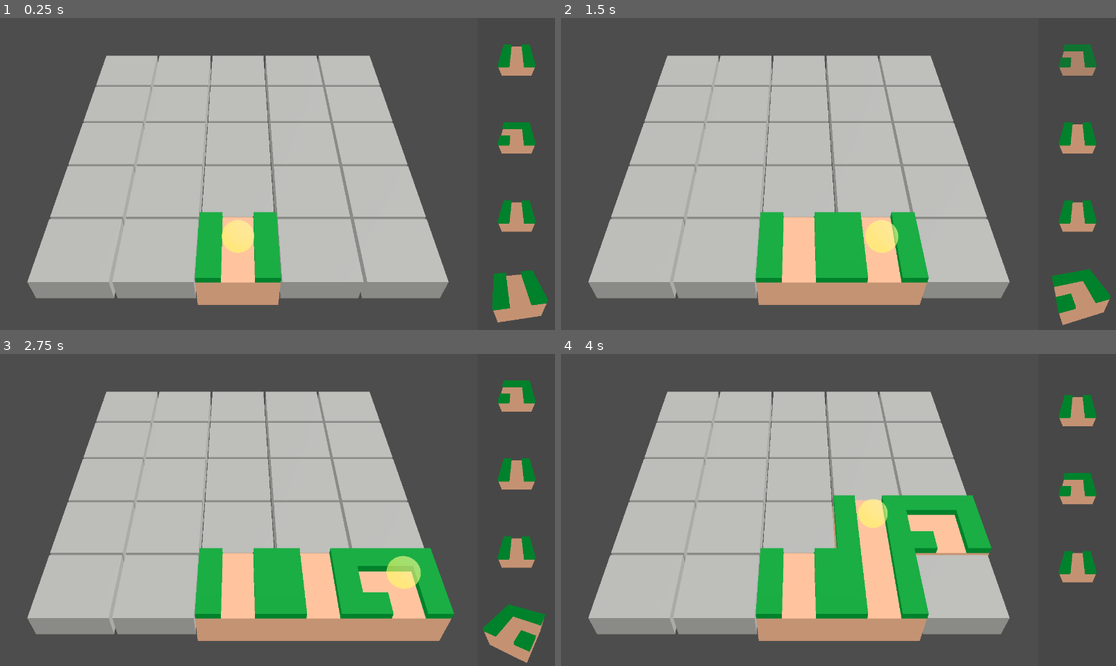
Above: before the commit, frames 1-4 (two rows, left to right).
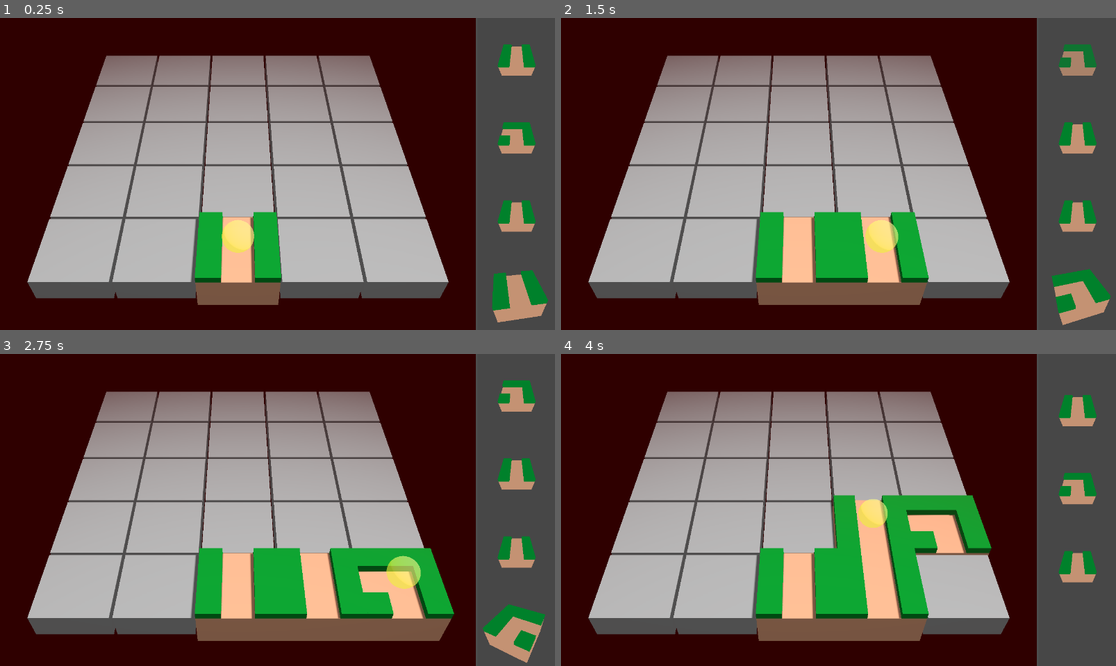
Above: after the commit, the same moments.

Repository: Pro1d/code4cause
Game: Godot game, scene res://scenes/main/GameMain.tscn
Same seed, same stepped clock (60 frames per second), same inputs: the game is played once before the commit and once after it.
Inputs:
- Up to frame 1 (0.25 s): no input
- Up to frame 2 (1.5 s): tap Enter (ui_accept) at 0.5, 0.77 s; hold D (move_right) 0.53-1.28 s; hold S (move_down) from 1.28 s (still down)
- Up to frame 3 (2.75 s): tap Enter (ui_accept) at 1.52 s; release S (move_down) at 2.03 s; hold D (move_right) from 2.03 s (still down)
- Up to frame 4 (4 s): release D (move_right) at 2.78 s; hold W (move_up) 2.78-3.53 s; tap Enter (ui_accept) at 3.02, 3.77 s; hold A (move_left) from 3.53 s (still down)

The runs differ from the first frame. In frame 1, 57% of the frame differs, in the area x 0-86%, y 0-100%; in frame 2, 57%; in frame 3, 57%; in frame 4, 57%.

Commit message:
tile delete anim

Diff:
--- a/scenes/game/game_scene.tscn
+++ b/scenes/game/game_scene.tscn
@@ -6,8 +6,36 @@
 [ext_resource type="Script" path="res://scripts/prototype/grid_movement_controller.gd" id="3_usuh6"]
 [ext_resource type="PackedScene" uid="uid://dfxnn5sgl8knh" path="res://scenes/player/player.tscn" id="5_sok4i"]
 
+[sub_resource type="Environment" id="Environment_f4h1w"]
+background_mode = 1
+background_color = Color(0.184314, 0, 0, 1)
+ambient_light_source = 2
+ambient_light_color = Color(1, 1, 1, 1)
+ambient_light_energy = 0.2
+tonemap_mode = 2
+fog_enabled = true
+fog_mode = 1
+fog_light_color = Color(0.184314, 0, 0, 1)
+fog_density = 1.0
+fog_height = -0.5
+fog_height_density = 3.0
+fog_depth_curve = 1.56917
+fog_depth_begin = 5.0
+fog_depth_end = 12.0
+
 [node name="GameScene" type="Node3D"]
 script = ExtResource("1_x51h5")
+
+[node name="WorldEnvironment" type="WorldEnvironment" parent="."]
+environment = SubResource("Environment_f4h1w")
+
+[node name="DirectionalLight3D" type="DirectionalLight3D" parent="."]
+transform = Transform3D(0.863879, -0.0264757, 0.503003, -0.503699, -0.0454076, 0.862685, 0, -0.998618, -0.0525625, 0, 0, 0)
+light_energy = 0.35
+shadow_enabled = true
+directional_shadow_mode = 0
+directional_shadow_fade_start = 1.0
+directional_shadow_max_distance = 12.0
 
 [node name="Camera3D" type="Camera3D" parent="."]
 unique_name_in_owner = true
@@ -21,9 +49,6 @@
 script = ExtResource("1_xpw66")
 tile_scene = ExtResource("2_aevgb")
 
-[node name="DirectionalLight3D" type="DirectionalLight3D" parent="."]
-transform = Transform3D(0.863879, -0.0264756, 0.503002, -0.503699, -0.0454077, 0.862685, 0, -0.998618, -0.0525625, 0, 0, 0)
-
 [node name="InputController" type="Node" parent="."]
 unique_name_in_owner = true
 script = ExtResource("3_usuh6")
--- a/scripts/prototype/placement_cell.gd
+++ b/scripts/prototype/placement_cell.gd
@@ -37,12 +37,25 @@
 
 func delete() -> void:
 	is_set = false
+	reset()
+
+	var shake_magnitude := 0.07 # m
+	var shake_duration := 0.1 # s
+	var gpos := global_position
 	var tween := create_tween()
-	tween.tween_interval(0.1 - global_position.z/3)
-	tween.tween_property(self, "global_position:y", -30.0, 1.0) \
-		.set_ease(Tween.EASE_IN).set_trans(Tween.TRANS_QUAD)
+	tween.tween_interval(randf() * 0.4)
+	var shake_offset := Vector3(1, 0, 0).rotated(Vector3.UP, randf() * TAU)
+	var shake_count := 8
+	for i in range(shake_count):
+		var shake_factor := pow(float(i + 1) / shake_count, 2.0)
+		var shake := shake_offset * shake_magnitude * shake_factor
+		var t := tween.parallel() if i > 0 else tween
+		t.tween_property(self, "global_position", gpos + shake, shake_duration) \
+			.set_delay(i * shake_duration).set_ease(Tween.EASE_IN_OUT).set_trans(Tween.TRANS_SINE)
+		shake_offset = shake_offset.rotated(Vector3.UP, deg_to_rad(180.0 + randf_range(-20.0, 20.0)))
+	tween.parallel().tween_property(self, "global_position:y", -5.0, 1.0) \
+		.set_ease(Tween.EASE_IN).set_trans(Tween.TRANS_QUAD).set_delay(shake_count * shake_duration * .85)
 	tween.tween_callback(queue_free)
-	reset()
 
 func redraw_child(new_is_set:bool, scene: PackedScene) -> void:
 	is_set = new_is_set
Not shown: 1 places in scenes/game/game_scene.tscn that only renumber resources
